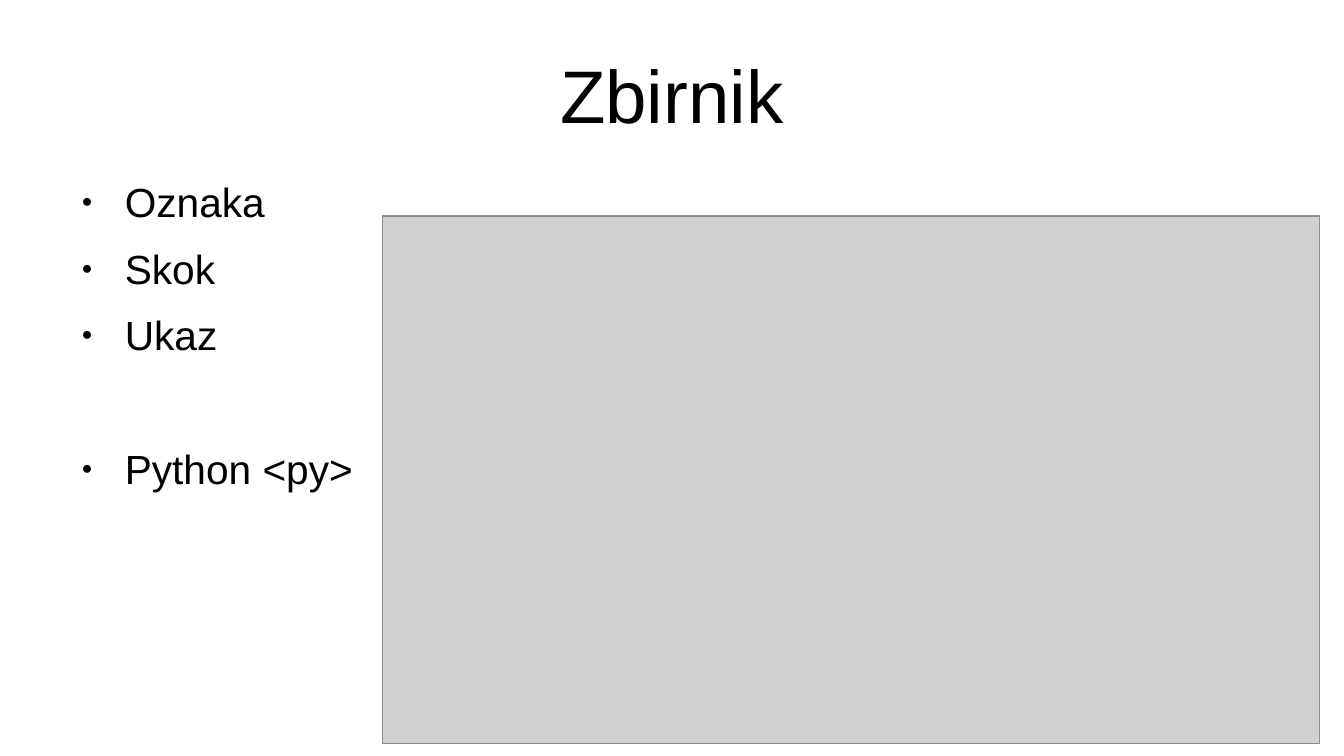
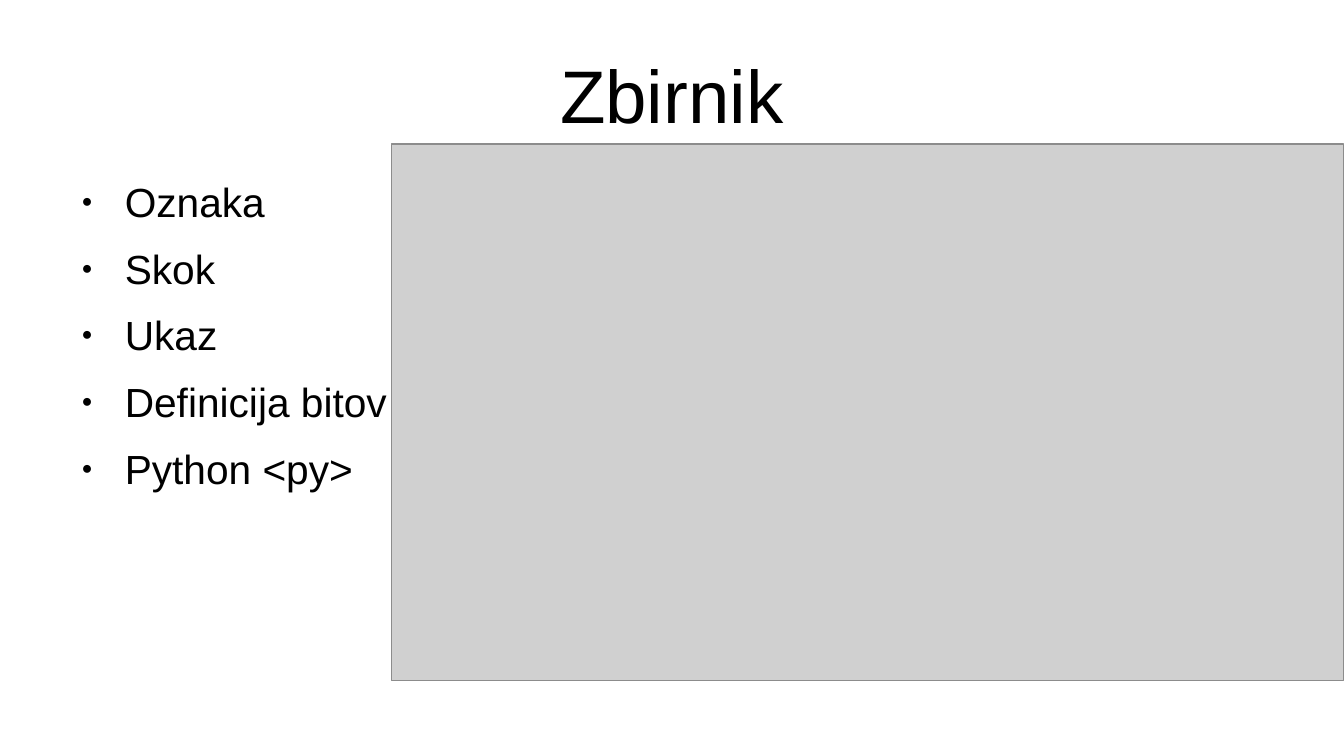
Before and after one commit to adimineman/raziskovalna, a slide deck: slide 9 of predstavitev.odp (slide 7 before the commit). Drawn at 1344x756 pixels with LibreOffice and Linux fonts; fonts in the diff are those of the drawing; grey boxes stand for pictures. Boxes give left, top, right and bottom in pixels: in the first picture for what was removed or moved away, otherwise in the second. Text is boxed around its words. In the diff, an @@ line names an element or a change of style, - is before the commit and + after.

```diff
--- a/predstavitev.odp
+++ b/predstavitev.odp
@@ picture resized from (x1=383, y1=216, x2=1321, y2=744) to (x1=391, y1=144, x2=1344, y2=681) @@
@@ text at (x1=125, y1=387, x2=387, y2=425): paragraph added @@
+● Definicija bitov
```
Also in this commit, not shown: 5 other slides changed, 4 slides added, 2 slides removed, 1 other file.
